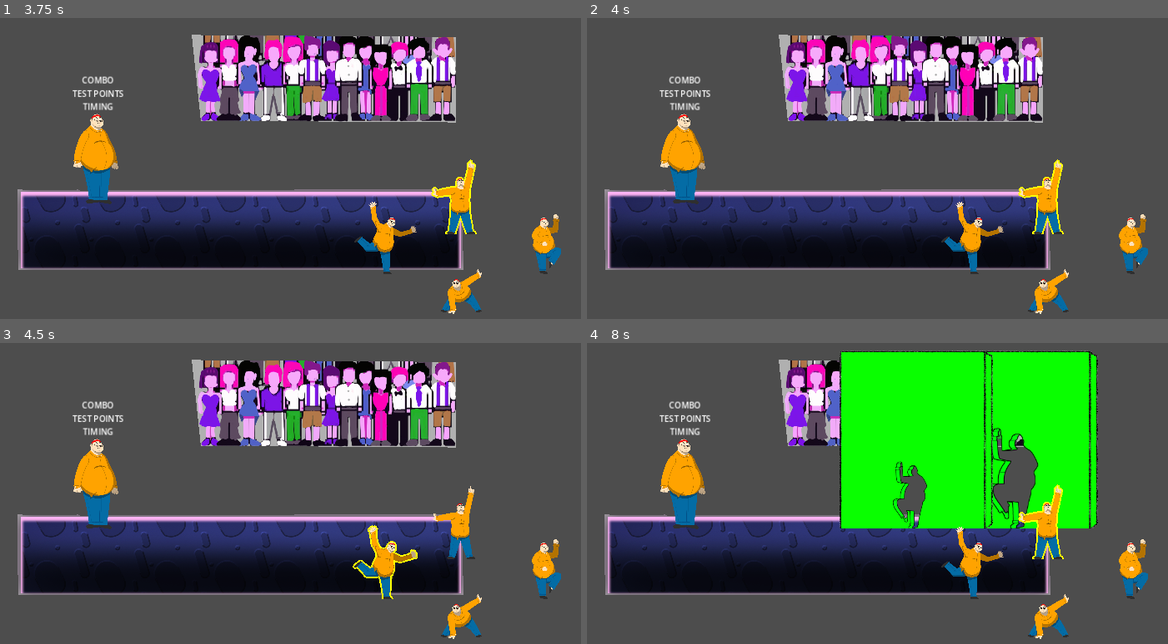
Above: before the commit, frames 1-4 (two rows, left to right).
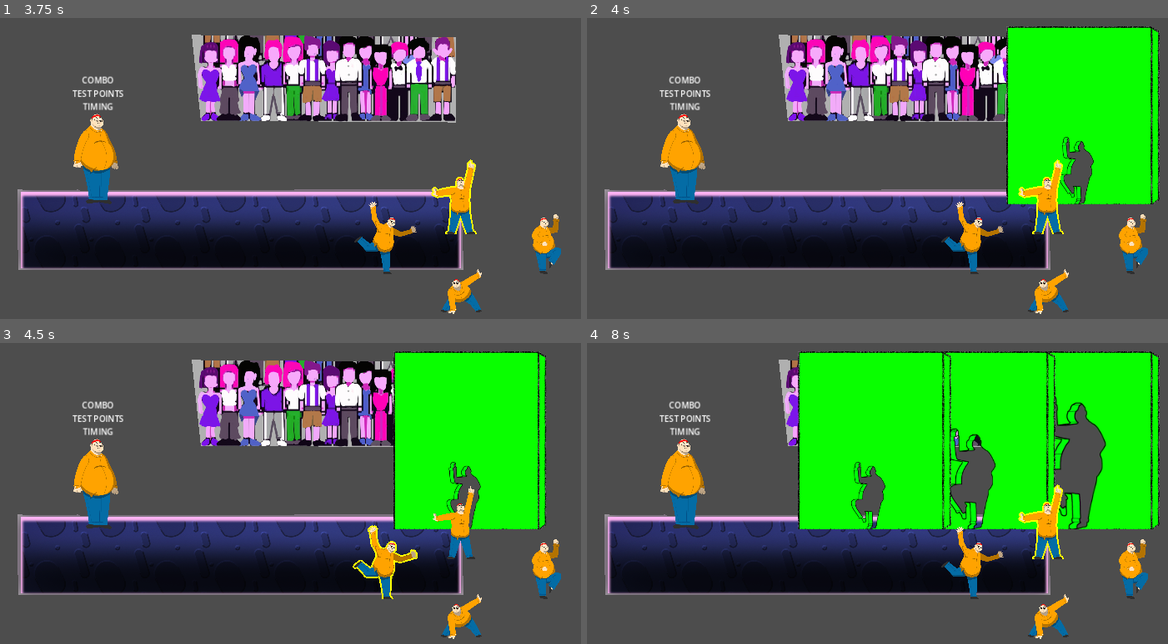
Above: after the commit, the same moments.

Repository: onegm/Scale-Game-Show
Game: Godot game, scene res://UI/main_menu/menu_screen.tscn
Same seed, same stepped clock (60 frames per second), same inputs: the game is played once before the commit and once after it.
Inputs:
- Up to frame 1 (3.75 s): click "Play" at 0.5 s; tap Enter at 1.25, 2.75 s; hold Right (pose_right) 1.28-2.03 s; tap A (look_left) at 1.35, 2.85 s; tap Space at 2, 3.5 s; hold Down (pose_down) 2.03-2.78 s; tap D (look_right) at 2.1, 3.6 s; hold Right (pose_right) 2.78-3.53 s; hold Up (pose_up) from 3.53 s (still down)
- Up to frame 2 (4 s): keep holding Up (pose_up)
- Up to frame 3 (4.5 s): release Up (pose_up) at 4.28 s; hold Left (pose_left) from 4.28 s (still down); tap A (look_left) at 4.35 s
- Up to frame 4 (8 s): tap D (look_right) at 5.1, 6.6 s; release Left (pose_left) at 5.78 s; hold Down (pose_down) 5.78-6.53 s; tap A (look_left) at 5.85, 7.35 s; hold Right (pose_right) 6.53-7.28 s; hold Up (pose_up) from 7.28 s (still down)

Frame 1 is identical in both runs. In frame 2, 14% of the frame differs, in the area x 72-99%, y 2-62%; in frame 3, 15%; in frame 4, 19%, in the area x 36-99%, y 2-62%.

Commit message:
Calibrate wall spawn timing based on distance and speed

Diff:
--- a/autoloaders/game.gd
+++ b/autoloaders/game.gd
@@ -4,6 +4,7 @@
 	"MainAudioVolume" : 1
 }
 var main_scene_path = "res://levels/Level1.tscn"
+var WALL_SPEED = 100.0
 
 func get_main_scene():
 	return load(main_scene_path)
--- a/levels/Level1.tscn
+++ b/levels/Level1.tscn
@@ -14,11 +14,11 @@
 
 [node name="LevelBackground" parent="." instance=ExtResource("2_qthyg")]
 
+[node name="WallSpawnPoint" type="Marker2D" parent="."]
+position = Vector2(1136, 475)
+
 [node name="Player" parent="." instance=ExtResource("1_c3ycx")]
 position = Vector2(355, 475)
-
-[node name="WallSpawnPoint" type="Marker2D" parent="."]
-position = Vector2(1136, 474)
 
 [node name="UI" type="CanvasLayer" parent="."]
 
--- a/levels/level.gd
+++ b/levels/level.gd
@@ -4,18 +4,14 @@
 @export var wall_sequence_num : int
 @export var random_walls : bool
 @onready var wall_spawner := WallSpawner.new(wall_sequence_num)
+@onready var wall_spawn_marker := $WallSpawnPoint
+@onready var player := $Player
 
 func _ready():
-	add_child(wall_spawner)
-
+	wall_spawn_marker.add_child(wall_spawner)
 	var song = SongSequence.new(song_num)
 	add_child(song)
-	song.timestamp_reached.connect(on_timestamp_reached)
-	await get_tree().create_timer(3).timeout
+	wall_spawner.offset_time_by_position(song.time_sequence, player.position)
+	await get_tree().create_timer(2).timeout
 	song.play()
-
-func on_timestamp_reached():
-	if random_walls:
-		wall_spawner.spawn_random_wall($WallSpawnPoint.global_position)
-	else:
-		wall_spawner.spawn_wall($WallSpawnPoint.global_position)
+	wall_spawner.start()
--- a/project.godot
+++ b/project.godot
@@ -14,6 +14,10 @@
 run/main_scene="res://UI/main_menu/menu_screen.tscn"
 config/features=PackedStringArray("4.2", "GL Compatibility")
 config/icon="res://icon.png"
+
+[audio]
+
+driver/output_latency.web=60
 
 [autoload]
 
--- a/songs/song_sequence.gd
+++ b/songs/song_sequence.gd
@@ -1,8 +1,7 @@
 extends Node
 class_name SongSequence
 
-@onready var song_stream := AudioStream.new()
-@onready var time_sequence : Array
+@onready var time_sequence := TimeSequence.new()
 @onready var song := AudioStreamPlayer.new()
 
 static var song_sequence_path = "res://songs/song_timestamps/song_"
@@ -19,33 +18,19 @@
 
 func _ready():
 	add_child(song)
+	add_child(time_sequence)
 	var song_file = song_sequence_file.get_line()
+	assert(ResourceLoader.exists(song_file), "Resource does not exist at: " + song_file)
 	song.set_stream(ResourceLoader.load(song_file))
 
 	var next_line = song_sequence_file.get_line()
 	var counter = 0
 	while !next_line.contains("end"):
 		if next_line.is_valid_float():
-			time_sequence.append(float(next_line))
+			time_sequence.add(float(next_line))
 		next_line = song_sequence_file.get_line()
 		counter += 1
 		if counter > 1000 : break
 
-	add_timers()
-
-func add_timers():
-	for time in time_sequence:
-		var timer = Timer.new()
-		add_child(timer)
-		timer.wait_time = time
-		timer.one_shot = true
-		timer.timeout.connect(on_timestamp_reached)
-		timers.append(timer)
-
 func play():
 	song.play()
-	for timer in timers:
-		timer.start()
-
-func on_timestamp_reached():
-	timestamp_reached.emit()
--- /dev/null
+++ b/songs/time_sequence.gd
@@ -0,0 +1,13 @@
+extends Node
+class_name TimeSequence
+
+@onready var sequence : Array = []
+
+func has_next() -> bool:
+	return !sequence.is_empty()
+
+func next() -> float:
+	return sequence.pop_front()
+
+func add(time : float):
+	sequence.append(time)
--- a/walls/wall.gd
+++ b/walls/wall.gd
@@ -5,7 +5,7 @@
 @onready var wall = $Posture/Wall
 
 var postureDTO : PostureDTO
-var speed = 100
+var speed = Game.WALL_SPEED
 
 func _ready():
 	area_entered.connect(on_area_entered)
--- a/walls/wall_spawner.gd
+++ b/walls/wall_spawner.gd
@@ -6,25 +6,44 @@
 
 var wall_sequence : WallSequence
 var wall_sequence_path = "res://walls/wall_sequence/wall_sequence_"
+var start_time : int
+
+var distance : float
+var time_sequence : TimeSequence
 
 func _init(sequence_num : int):
 	wall_sequence_path += str(sequence_num) + ".gd"
 	assert(ResourceLoader.exists(wall_sequence_path), "RESOURCE NOT FOUND: " + wall_sequence_path)
 	wall_sequence = load(wall_sequence_path).new()
 
-func spawn_wall(spawn_position : Vector2):
+func spawn_wall():
 	if !wall_sequence.has_next():
 		return
 	var next_posture = wall_sequence.next();
 
 	var new_wall = wall_scene.instantiate()
 	add_sibling(new_wall)
-	new_wall.global_position = spawn_position
-
 	new_wall.set_posture_from_DTO(next_posture)
 
-func spawn_random_wall(spawn_position : Vector2):
+func spawn_random_wall():
 	var new_wall = wall_scene.instantiate()
 	add_sibling(new_wall)
-	new_wall.global_position = spawn_position
 	new_wall.set_posture_from_DTO(PostureDTO.get_random_wall())
+
+func offset_time_by_position(new_time_sequence : TimeSequence, player_position : Vector2):
+	distance = player_position.distance_to(global_position)
+	time_sequence = new_time_sequence
+
+func start():
+	start_time = Time.get_ticks_msec()
+	while time_sequence.has_next():
+		await spawn_timer()
+
+func spawn_timer():
+	var time = time_sequence.next()
+	time -= (Time.get_ticks_msec()-start_time)/1000.0
+	time -= distance / Game.WALL_SPEED
+	if time < 0:
+		return
+	await get_tree().create_timer(time).timeout
+	spawn_wall()
Not shown, removed: walls/art/wall_holes/.Point - White.png-autosave.kra
